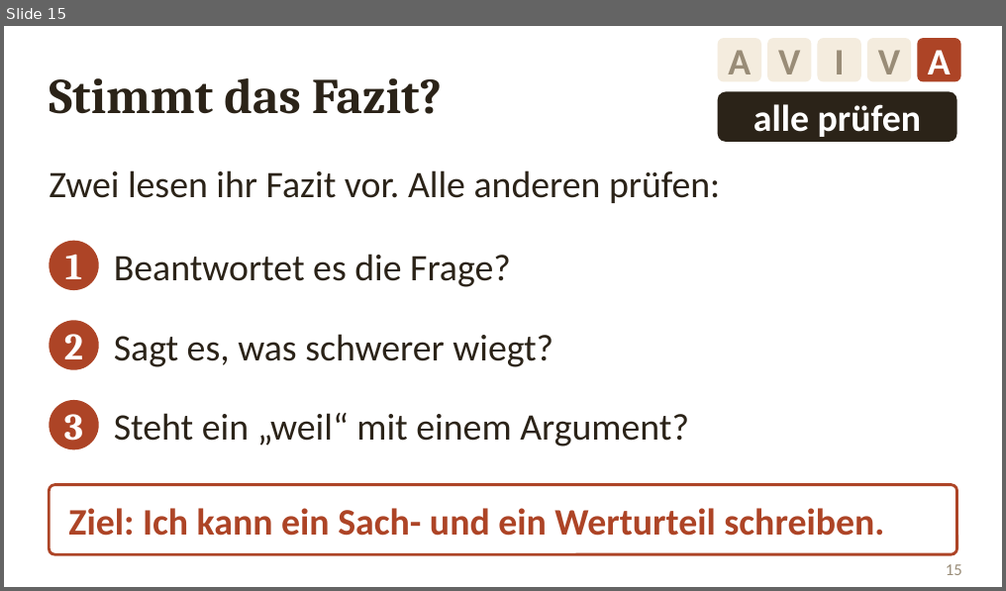
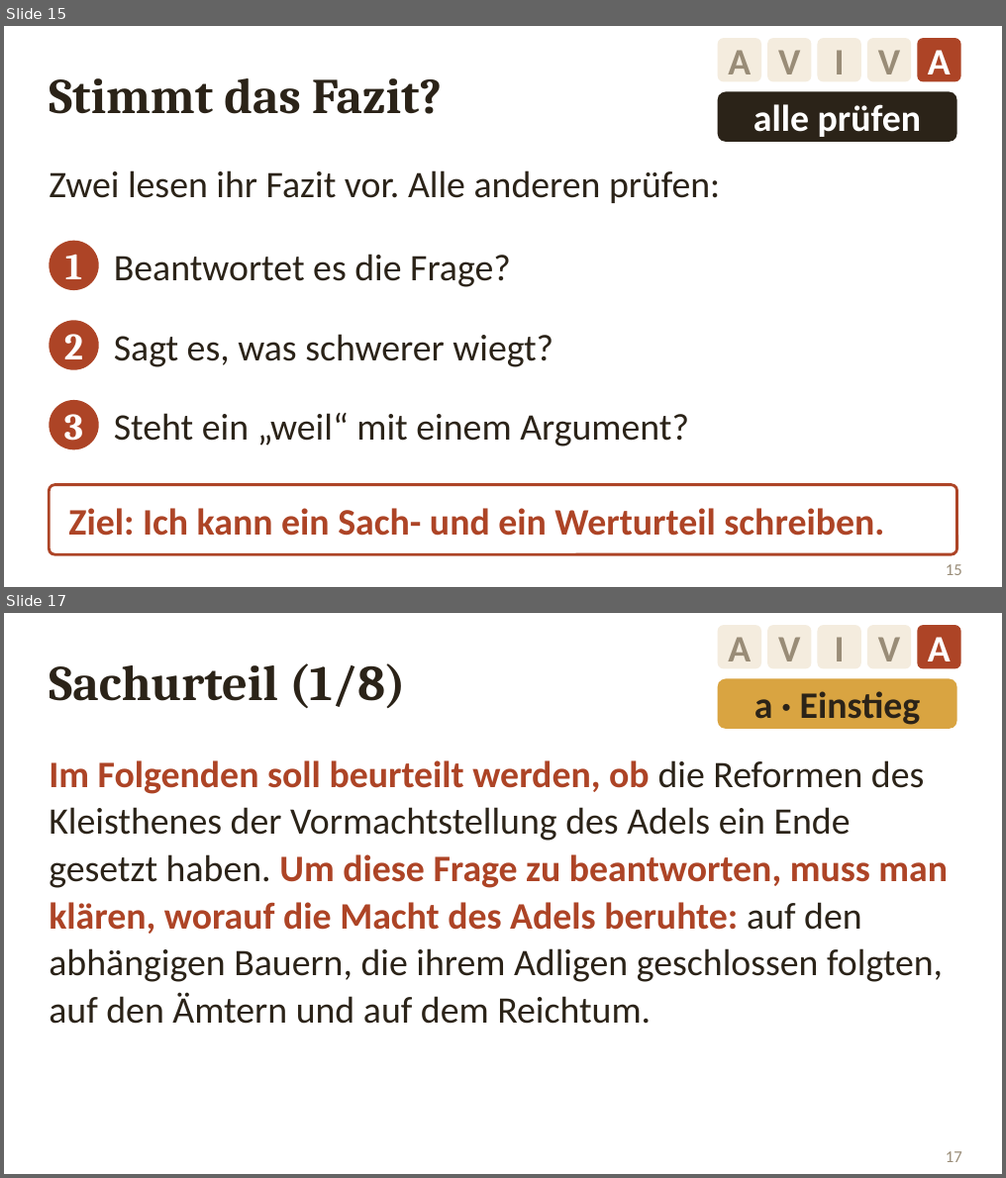
Before and after one commit to golzkonstantin-gif/Schule, a slide deck: Geschichte_11/Probeklausur_PseudoXenophon/Folien_Urteil_Kleisthenes.pptx. Shown one above the other, each under a label of ours: slide 15 before the commit, slides 15 and 17 after it; the slides between them are not shown. The pictures are 1006x591 and 1006x1178 pixels, drawn with LibreOffice and Linux fonts; fonts in the diff are those of the drawing. Boxes give left, top, right and bottom in pixels: in the first picture for what was removed or moved away, otherwise in the second. Text is boxed around its words. In the diff, an @@ line names an element or a change of style, - is before the commit and + after.

```diff
--- a/Geschichte_11/Probeklausur_PseudoXenophon/Folien_Urteil_Kleisthenes.pptx
+++ b/Geschichte_11/Probeklausur_PseudoXenophon/Folien_Urteil_Kleisthenes.pptx
@@ slide 17 added at bbox=[4, 613, 1002, 1174], background #FFFFFF @@
@@ rounded rectangle added at bbox=[718, 625, 761, 668], fill #F4ECDE, 27 pt, text #998C77, bold @@
+A
@@ rounded rectangle added at bbox=[767, 625, 811, 668], fill #F4ECDE, 27 pt, text #998C77, bold @@
+V
@@ rounded rectangle added at bbox=[818, 625, 861, 668], fill #F4ECDE, 27 pt, text #998C77, bold @@
+I
@@ rounded rectangle added at bbox=[867, 625, 911, 668], fill #F4ECDE, 27 pt, text #998C77, bold @@
+V
@@ rounded rectangle added at bbox=[917, 625, 961, 668], fill #AD4426, 27 pt, text #FFFFFF, bold @@
+A
@@ text added at bbox=[49, 663, 406, 708], 36 pt, text #2B2318, bold @@
+Sachurteil (1/8)
@@ rounded rectangle added at bbox=[718, 679, 957, 729], fill #D9A441, 27 pt, text #2B2318, bold @@
+a · Einstieg
@@ text added at bbox=[49, 761, 947, 1024], 27 pt, text #2B2318 @@
+Im Folgenden soll beurteilt werden, ob die Reformen des Kleisthenes der Vormachtstellung des Adels ein Ende gesetzt haben. Um diese Frage zu beantworten, muss man klären, worauf die Macht des Adels beruhte: auf den abhängigen Bauern, die ihrem Adligen geschlossen folgten, auf den Ämtern und auf dem Reichtum.
@@ page number added at bbox=[945, 1152, 962, 1162], 12 pt, text #998C77 @@
+17
```
Also in this commit, not shown: 2 slides changed, 6 other slides added, 3 other files.
